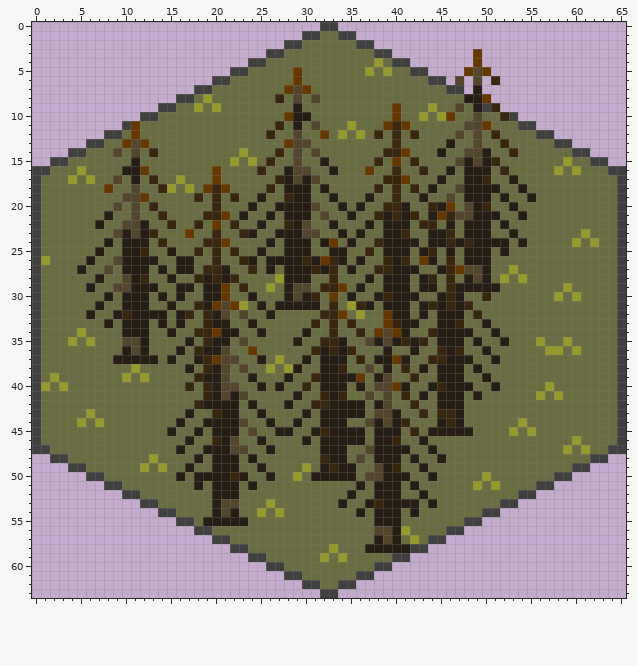
One commit to this sprite sheet: Assets/Game/Game Modes/Battle/Common/Maps/Terrains/Burnt Forest/Sprites/BurntForest.png. This is how it looked before the edit.
The file is 66x64 pixels.
After:
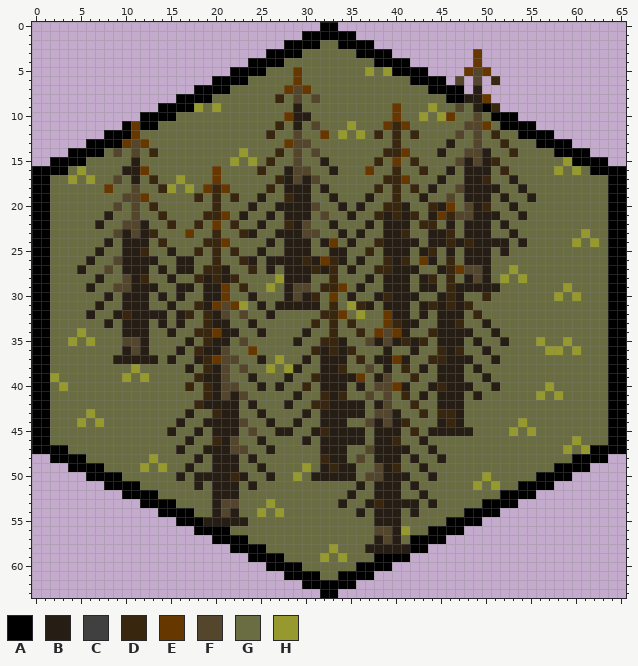
Palette (. is transparent): A #000000  B #261e15  C #404040  D #38260f  E #663800  F #54462d  G #6a6c41  H #95992e
Difference:
The author changed colour C to colour A in row 0 at x 32 to 33; in row 1 at x 30 to 31 and 34 to 35; in row 2 at x 28 to 29 and 36 to 37; in row 3 at x 26 to 27 and 38 to 39; in row 4 at x 24 to 25 and 40 to 41; in row 5 at x 22 to 23 and 42 to 43.
The author changed colour C to colour A in row 6 at x 20 to 21 and 44 to 45; in row 7 at x 18 to 19 and 46 to 47; in row 8 at x 16 to 17; in row 9 at x 14 to 15 and 50; in row 10 at x 12 to 13 and 53; in row 11 at x 10 and 54 to 55.
The author changed colour C to colour A in row 12 at x 8 to 9 and 56 to 57; in row 13 at x 6 to 7 and 58 to 59; in row 14 at x 4 to 5 and 60 to 61; in row 15 at x 2 to 3 and 62 to 63; in row 16 at x 0 to 1 and 64 to 65; in rows 17 to 46 at x 0 and 65.
The author changed colour C to colour A in row 47 at x 0 to 1 and 64 to 65; in row 48 at x 2 to 3 and 62 to 63; in row 49 at x 4 to 5 and 60 to 61; in row 50 at x 6 to 7 and 58 to 59; in row 51 at x 8 to 9 and 56 to 57; in row 52 at x 10 to 11 and 54 to 55.
The author changed colour C to colour A in row 53 at x 12 to 13 and 52 to 53; in row 54 at x 14 to 15 and 50 to 51; in row 55 at x 16 to 17 and 48 to 49; in row 56 at x 18 to 19 and 46 to 47; in row 57 at x 20 to 21 and 44 to 45; in row 58 at x 22 to 23 and 42 to 43.
The author changed colour C to colour A in row 59 at x 24 to 25 and 40 to 41; in row 60 at x 26 to 27 and 38 to 39; in row 61 at x 28 to 29 and 36 to 37; in row 62 at x 30 to 31 and 34 to 35; in row 63 at x 32 to 33.
The author changed colour D to colour A in row 10 at x 52.
The author changed colour G to colour A in row 1 at x 32 to 33; in row 2 at x 30 to 31 and 34 to 35; in row 3 at x 28 to 29 and 36 to 37; in row 4 at x 26 to 27 and 39; in row 5 at x 24 to 25 and 40 to 41; in row 6 at x 22 to 23 and 42 to 43.
The author changed colour G to colour A in row 7 at x 20 to 21 and 44 to 45; in row 8 at x 18 and 46 to 47; in row 9 at x 16 to 17; in row 10 at x 14 to 15 and 51; in row 11 at x 12 to 13 and 52 to 53; in row 12 at x 10 and 54 to 55.
The author changed colour G to colour A in row 13 at x 8 to 9 and 56 to 57; in row 14 at x 6 to 7 and 58 to 59; in row 15 at x 4 to 5 and 60 to 61; in row 16 at x 2 to 3 and 62 to 63; in rows 17 to 25 at x 1 and 64; in row 26 at x 64.
The author changed colour G to colour A in rows 27 to 39 at x 1 and 64; in row 40 at x 64; in rows 41 to 46 at x 1 and 64; in row 47 at x 2 to 3 and 62 to 63; in row 48 at x 4 to 5 and 60 to 61; in row 49 at x 6 to 7 and 58 to 59.
The author changed colour G to colour A in row 50 at x 8 to 9 and 56 to 57; in row 51 at x 10 to 11 and 54 to 55; in row 52 at x 12 to 13 and 52 to 53; in row 53 at x 14 to 15 and 50 to 51; in row 54 at x 16 to 17 and 48 to 49; in row 55 at x 18 and 46 to 47.
The author changed colour G to colour A in row 56 at x 20 to 21 and 44 to 45; in row 57 at x 22 to 23 and 43; in row 58 at x 24 to 25; in row 59 at x 26 to 27 and 38 to 39; in row 60 at x 28 to 29 and 36 to 37; in row 61 at x 30 to 31 and 34 to 35.
The author changed colour G to colour A in row 62 at x 32 to 33.
The author changed colour H to colour A in row 4 at x 38; in row 8 at x 19; in row 26 at x 1; in row 40 at x 1; in row 57 at x 42.
Where, in picture pixels (left, top, right, bottom), the same in both pictures:
changed: (32, 22, 626, 598)
